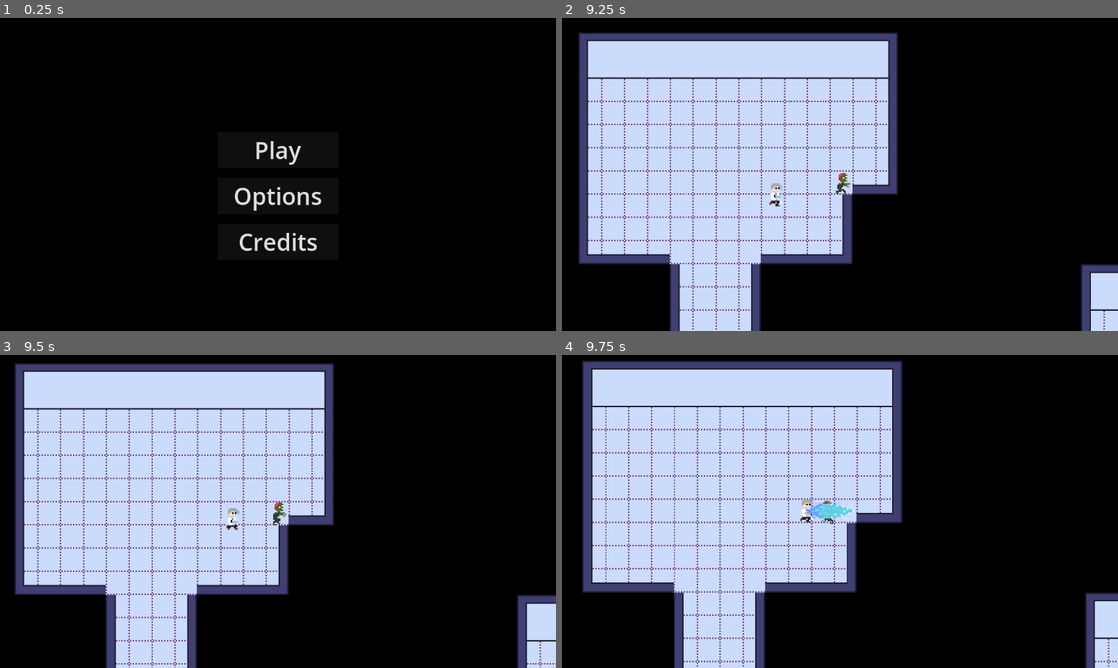
Above: before the commit, frames 1-4 (two rows, left to right).
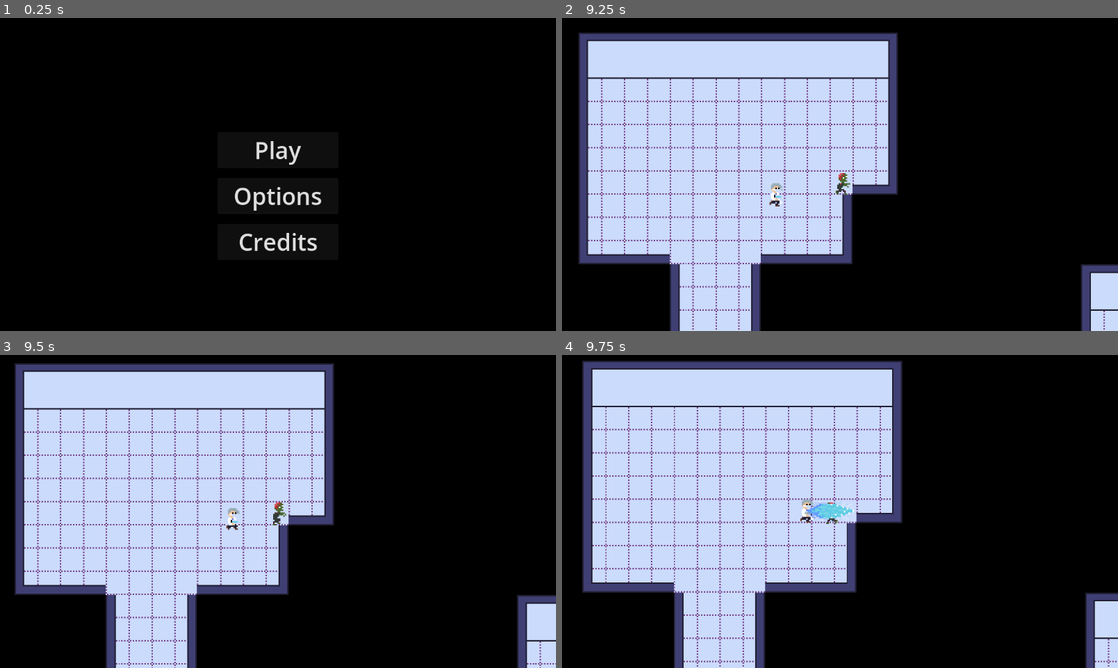
Above: after the commit, the same moments.

Repository: lucasericsson222/gmtk2024
Game: Godot game, scene res://scenes/menu.tscn
Same seed, same stepped clock (60 frames per second), same inputs: the game is played once before the commit and once after it.
Inputs:
- Up to frame 1 (0.25 s): no input
- Up to frame 2 (9.25 s): click "Play" at 0.5 s; hold Right (right) 1.28-2.03 s; hold Down (down) 2.03-2.78 s; hold Right (right) 2.78-3.53 s; hold Up (up) 3.53-4.28 s; hold Left (left) 4.28-5.78 s; hold Down (down) 5.78-6.53 s; hold Right (right) 6.53-7.28 s; hold Up (up) 7.28-8.03 s; hold Right (right) 8.03-8.78 s; hold Down (down) from 8.78 s (still down)
- Up to frame 3 (9.5 s): keep holding Down (down)
- Up to frame 4 (9.75 s): release Down (down) at 9.53 s; hold Left (left) from 9.53 s (still down)

Frames 1-3 are identical in both runs. In frame 4, less than 0.1% of the frame differs, in the area x 46-50%, y 46-54%.

Commit message:
Added falling

Diff:
--- a/scenes/doctor.tscn
+++ b/scenes/doctor.tscn
@@ -1,8 +1,9 @@
-[gd_scene load_steps=20 format=3 uid="uid://cg2s7hhb4i8cu"]
+[gd_scene load_steps=29 format=3 uid="uid://cg2s7hhb4i8cu"]
 
 [ext_resource type="Script" path="res://scripts/doctor.gd" id="1_iatac"]
 [ext_resource type="Texture2D" uid="uid://btthprxygasfu" path="res://assets/doctor_full.png" id="2_7xw8w"]
 [ext_resource type="PackedScene" uid="uid://bduyg67h53yn2" path="res://scenes/conversion_component.tscn" id="2_ct4ja"]
+[ext_resource type="Texture2D" uid="uid://g114d4p52h3v" path="res://assets/doctor_falling.png" id="3_4jcjl"]
 [ext_resource type="Texture2D" uid="uid://dcpjulxx3tfgo" path="res://assets/doctor_empty.png" id="3_w2lmm"]
 
 [sub_resource type="RectangleShape2D" id="RectangleShape2D_ki5bx"]
@@ -11,9 +12,41 @@
 [sub_resource type="RectangleShape2D" id="RectangleShape2D_hb2hw"]
 size = Vector2(7, 14)
 
-[sub_resource type="AtlasTexture" id="AtlasTexture_puqvn"]
-atlas = ExtResource("3_w2lmm")
+[sub_resource type="AtlasTexture" id="AtlasTexture_xoi4g"]
+atlas = ExtResource("3_4jcjl")
 region = Rect2(0, 0, 16, 16)
+
+[sub_resource type="AtlasTexture" id="AtlasTexture_f3sby"]
+atlas = ExtResource("3_4jcjl")
+region = Rect2(16, 0, 16, 16)
+
+[sub_resource type="AtlasTexture" id="AtlasTexture_0aaw6"]
+atlas = ExtResource("3_4jcjl")
+region = Rect2(32, 0, 16, 16)
+
+[sub_resource type="AtlasTexture" id="AtlasTexture_idkrw"]
+atlas = ExtResource("3_4jcjl")
+region = Rect2(0, 16, 16, 16)
+
+[sub_resource type="AtlasTexture" id="AtlasTexture_xum3j"]
+atlas = ExtResource("3_4jcjl")
+region = Rect2(16, 16, 16, 16)
+
+[sub_resource type="AtlasTexture" id="AtlasTexture_mommf"]
+atlas = ExtResource("3_4jcjl")
+region = Rect2(32, 16, 16, 16)
+
+[sub_resource type="AtlasTexture" id="AtlasTexture_ucj7n"]
+atlas = ExtResource("3_4jcjl")
+region = Rect2(0, 32, 16, 16)
+
+[sub_resource type="AtlasTexture" id="AtlasTexture_n00i4"]
+atlas = ExtResource("3_4jcjl")
+region = Rect2(16, 32, 16, 16)
+
+[sub_resource type="AtlasTexture" id="AtlasTexture_raurq"]
+atlas = ExtResource("3_4jcjl")
+region = Rect2(32, 32, 16, 16)
 
 [sub_resource type="AtlasTexture" id="AtlasTexture_esc2k"]
 atlas = ExtResource("2_7xw8w")
@@ -59,7 +92,31 @@
 animations = [{
 "frames": [{
 "duration": 1.0,
-"texture": SubResource("AtlasTexture_puqvn")
+"texture": SubResource("AtlasTexture_xoi4g")
+}, {
+"duration": 1.0,
+"texture": SubResource("AtlasTexture_f3sby")
+}, {
+"duration": 1.0,
+"texture": SubResource("AtlasTexture_0aaw6")
+}, {
+"duration": 1.0,
+"texture": SubResource("AtlasTexture_idkrw")
+}, {
+"duration": 1.0,
+"texture": SubResource("AtlasTexture_xum3j")
+}, {
+"duration": 1.0,
+"texture": SubResource("AtlasTexture_mommf")
+}, {
+"duration": 1.0,
+"texture": SubResource("AtlasTexture_ucj7n")
+}, {
+"duration": 1.0,
+"texture": SubResource("AtlasTexture_n00i4")
+}, {
+"duration": 1.0,
+"texture": SubResource("AtlasTexture_raurq")
 }],
 "loop": false,
 "name": &"death",
--- a/scenes/human.tscn
+++ b/scenes/human.tscn
@@ -1,7 +1,8 @@
-[gd_scene load_steps=19 format=3 uid="uid://dec5kppe387bb"]
+[gd_scene load_steps=27 format=3 uid="uid://dec5kppe387bb"]
 
 [ext_resource type="Script" path="res://scripts/human.gd" id="1_xa53d"]
 [ext_resource type="Texture2D" uid="uid://c0owr654pqgqm" path="res://assets/human_running.png" id="2_51nk0"]
+[ext_resource type="Texture2D" uid="uid://bnr8es3y4xvsf" path="res://assets/human_falling.png" id="2_vf6x0"]
 [ext_resource type="Texture2D" uid="uid://cbcy5yji7acqc" path="res://assets/human_walking.png" id="3_acpb3"]
 [ext_resource type="PackedScene" uid="uid://bduyg67h53yn2" path="res://scenes/conversion_component.tscn" id="3_xe0lx"]
 
@@ -11,9 +12,37 @@
 [sub_resource type="CircleShape2D" id="CircleShape2D_8j2rp"]
 radius = 34.0
 
-[sub_resource type="AtlasTexture" id="AtlasTexture_ykvtm"]
-atlas = ExtResource("2_51nk0")
+[sub_resource type="AtlasTexture" id="AtlasTexture_qqsy6"]
+atlas = ExtResource("2_vf6x0")
+region = Rect2(0, 0, 16, 16)
+
+[sub_resource type="AtlasTexture" id="AtlasTexture_ufmqe"]
+atlas = ExtResource("2_vf6x0")
 region = Rect2(16, 0, 16, 16)
+
+[sub_resource type="AtlasTexture" id="AtlasTexture_me8lf"]
+atlas = ExtResource("2_vf6x0")
+region = Rect2(32, 0, 16, 16)
+
+[sub_resource type="AtlasTexture" id="AtlasTexture_qqgfv"]
+atlas = ExtResource("2_vf6x0")
+region = Rect2(0, 16, 16, 16)
+
+[sub_resource type="AtlasTexture" id="AtlasTexture_qq5cj"]
+atlas = ExtResource("2_vf6x0")
+region = Rect2(16, 16, 16, 16)
+
+[sub_resource type="AtlasTexture" id="AtlasTexture_o5l3p"]
+atlas = ExtResource("2_vf6x0")
+region = Rect2(32, 16, 16, 16)
+
+[sub_resource type="AtlasTexture" id="AtlasTexture_hcr5t"]
+atlas = ExtResource("2_vf6x0")
+region = Rect2(0, 32, 16, 16)
+
+[sub_resource type="AtlasTexture" id="AtlasTexture_4a6su"]
+atlas = ExtResource("2_vf6x0")
+region = Rect2(16, 32, 16, 16)
 
 [sub_resource type="AtlasTexture" id="AtlasTexture_rt43t"]
 atlas = ExtResource("2_51nk0")
@@ -55,7 +84,28 @@
 animations = [{
 "frames": [{
 "duration": 1.0,
-"texture": SubResource("AtlasTexture_ykvtm")
+"texture": SubResource("AtlasTexture_qqsy6")
+}, {
+"duration": 1.0,
+"texture": SubResource("AtlasTexture_ufmqe")
+}, {
+"duration": 1.0,
+"texture": SubResource("AtlasTexture_me8lf")
+}, {
+"duration": 1.0,
+"texture": SubResource("AtlasTexture_qqgfv")
+}, {
+"duration": 1.0,
+"texture": SubResource("AtlasTexture_qq5cj")
+}, {
+"duration": 1.0,
+"texture": SubResource("AtlasTexture_o5l3p")
+}, {
+"duration": 1.0,
+"texture": SubResource("AtlasTexture_hcr5t")
+}, {
+"duration": 1.0,
+"texture": SubResource("AtlasTexture_4a6su")
 }],
 "loop": false,
 "name": &"death",
--- a/scenes/zombie.tscn
+++ b/scenes/zombie.tscn
@@ -1,14 +1,47 @@
-[gd_scene load_steps=20 format=3 uid="uid://c8ww8kehtsk8e"]
+[gd_scene load_steps=29 format=3 uid="uid://c8ww8kehtsk8e"]
 
 [ext_resource type="Script" path="res://scripts/zombie.gd" id="1_r6vr2"]
 [ext_resource type="Texture2D" uid="uid://t1qdtdos5b74" path="res://assets/zombie.png" id="2_6ba4t"]
+[ext_resource type="Texture2D" uid="uid://env2ms6k3o82" path="res://assets/zombie_falling.png" id="2_w3aiu"]
 [ext_resource type="Script" path="res://scripts/zombie_component.gd" id="3_mt8pv"]
 [ext_resource type="PackedScene" uid="uid://bduyg67h53yn2" path="res://scenes/conversion_component.tscn" id="4_dy245"]
 [ext_resource type="PackedScene" uid="uid://dec5kppe387bb" path="res://scenes/human.tscn" id="5_8uc6f"]
 
-[sub_resource type="AtlasTexture" id="AtlasTexture_gp111"]
-atlas = ExtResource("2_6ba4t")
+[sub_resource type="AtlasTexture" id="AtlasTexture_4d7mh"]
+atlas = ExtResource("2_w3aiu")
 region = Rect2(0, 0, 16, 16)
+
+[sub_resource type="AtlasTexture" id="AtlasTexture_ap6c3"]
+atlas = ExtResource("2_w3aiu")
+region = Rect2(16, 0, 16, 16)
+
+[sub_resource type="AtlasTexture" id="AtlasTexture_tidwo"]
+atlas = ExtResource("2_w3aiu")
+region = Rect2(32, 0, 16, 16)
+
+[sub_resource type="AtlasTexture" id="AtlasTexture_8yttk"]
+atlas = ExtResource("2_w3aiu")
+region = Rect2(0, 16, 16, 16)
+
+[sub_resource type="AtlasTexture" id="AtlasTexture_3yekc"]
+atlas = ExtResource("2_w3aiu")
+region = Rect2(16, 16, 16, 16)
+
+[sub_resource type="AtlasTexture" id="AtlasTexture_5l7y2"]
+atlas = ExtResource("2_w3aiu")
+region = Rect2(32, 16, 16, 16)
+
+[sub_resource type="AtlasTexture" id="AtlasTexture_i5est"]
+atlas = ExtResource("2_w3aiu")
+region = Rect2(0, 32, 16, 16)
+
+[sub_resource type="AtlasTexture" id="AtlasTexture_4x3ti"]
+atlas = ExtResource("2_w3aiu")
+region = Rect2(16, 32, 16, 16)
+
+[sub_resource type="AtlasTexture" id="AtlasTexture_epshy"]
+atlas = ExtResource("2_w3aiu")
+region = Rect2(32, 32, 16, 16)
 
 [sub_resource type="AtlasTexture" id="AtlasTexture_w0n7r"]
 atlas = ExtResource("2_6ba4t")
@@ -54,11 +87,35 @@
 animations = [{
 "frames": [{
 "duration": 1.0,
-"texture": SubResource("AtlasTexture_gp111")
+"texture": SubResource("AtlasTexture_4d7mh")
+}, {
+"duration": 1.0,
+"texture": SubResource("AtlasTexture_ap6c3")
+}, {
+"duration": 1.0,
+"texture": SubResource("AtlasTexture_tidwo")
+}, {
+"duration": 1.0,
+"texture": SubResource("AtlasTexture_8yttk")
+}, {
+"duration": 1.0,
+"texture": SubResource("AtlasTexture_3yekc")
+}, {
+"duration": 1.0,
+"texture": SubResource("AtlasTexture_5l7y2")
+}, {
+"duration": 1.0,
+"texture": SubResource("AtlasTexture_i5est")
+}, {
+"duration": 1.0,
+"texture": SubResource("AtlasTexture_4x3ti")
+}, {
+"duration": 1.0,
+"texture": SubResource("AtlasTexture_epshy")
 }],
 "loop": false,
 "name": &"death",
-"speed": 5.0
+"speed": 10.0
 }, {
 "frames": [{
 "duration": 1.0,
Binary file added: assets/doctor_falling.png
Not shown, added: assets/doctor_falling.png.import
Binary file added: assets/human_falling.png
Not shown, added: assets/human_falling.png.import
Binary file added: assets/zombie_falling.png
Not shown, added: assets/zombie_falling.png.import
